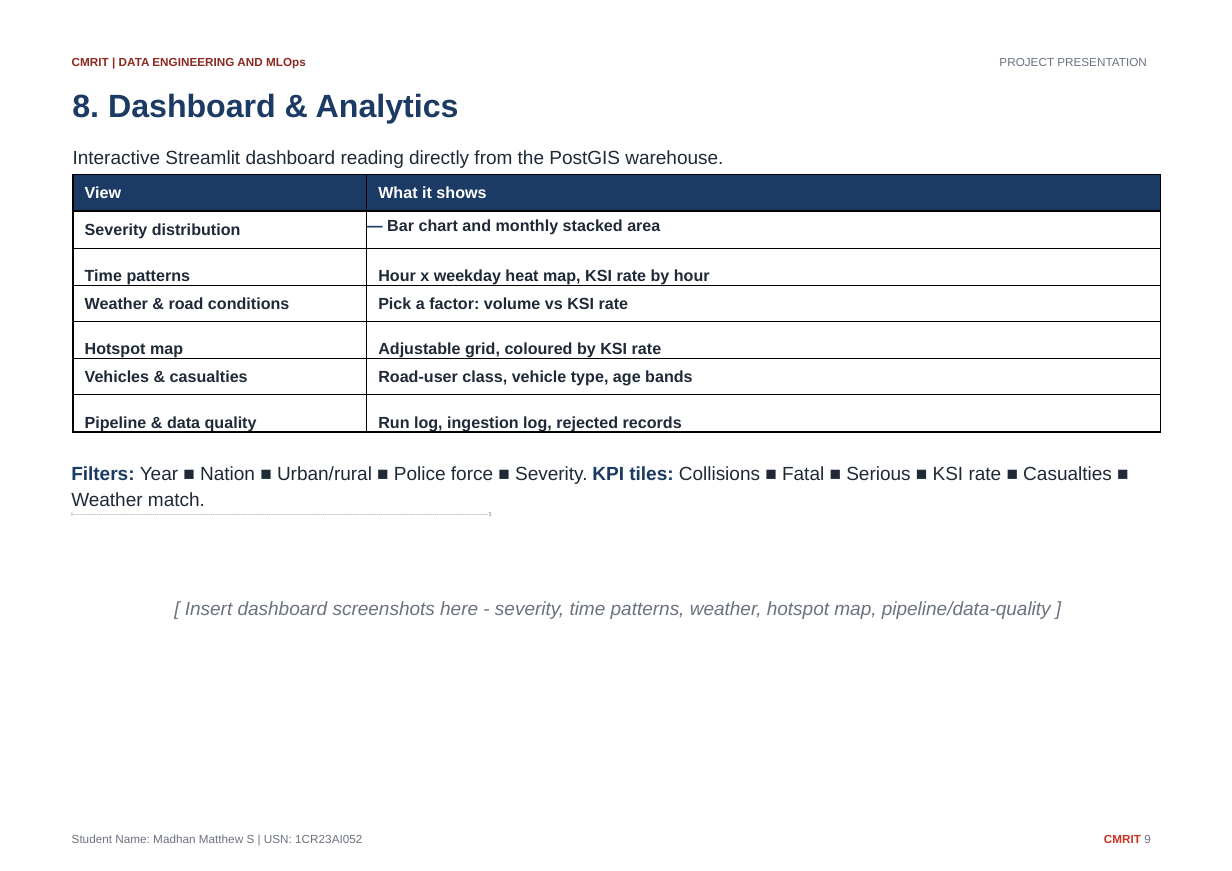
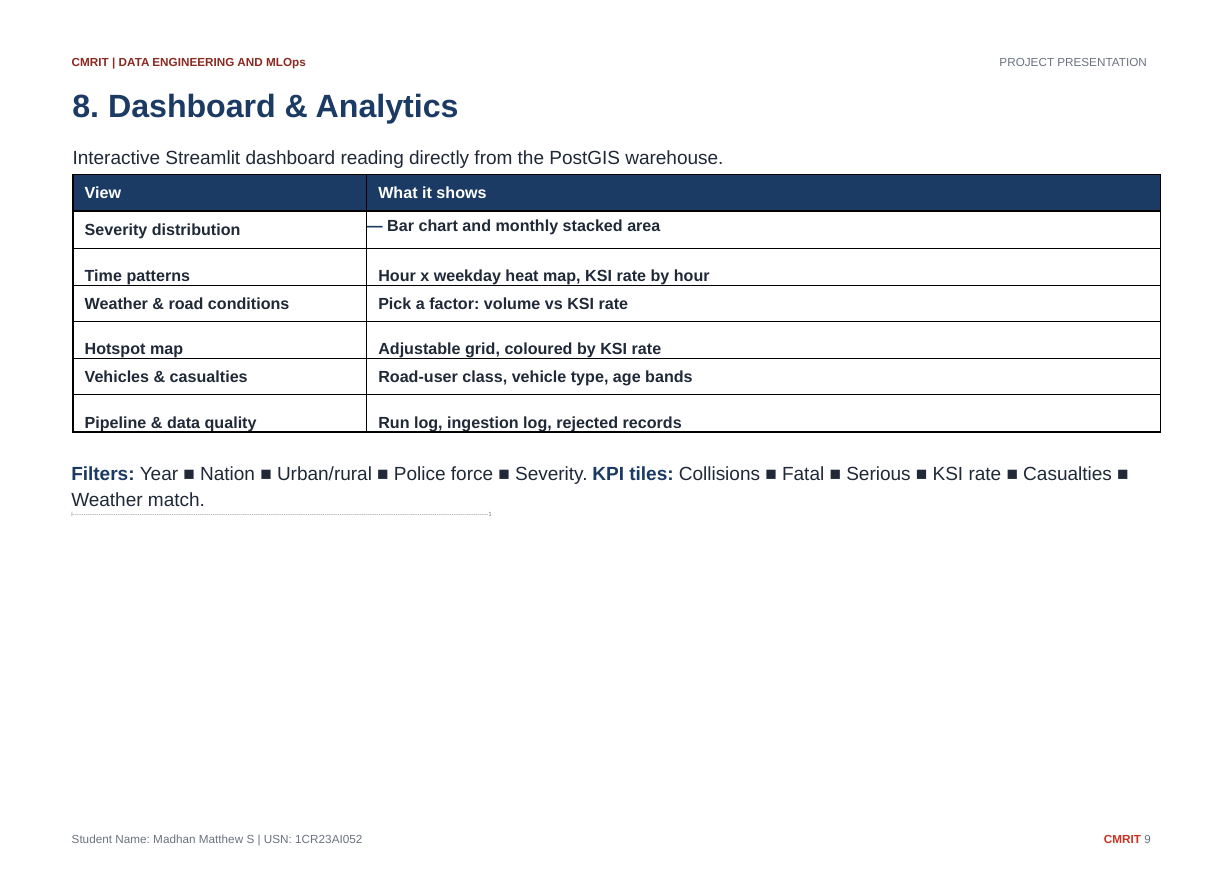
Before and after one commit to madhanmatthew/traffic-accident-severity, a slide deck: slide 9 of presentation/Part1_Data_Pipeline.pptx. Drawn at 1232x871 pixels with LibreOffice and Linux fonts; fonts in the diff are those of the drawing. Boxes give left, top, right and bottom in pixels: in the first picture for what was removed or moved away, otherwise in the second. Text is boxed around its words. In the diff, an @@ line names an element or a change of style, - is before the commit and + after.

```diff
--- a/presentation/Part1_Data_Pipeline.pptx
+++ b/presentation/Part1_Data_Pipeline.pptx
@@ text removed at <box>185,601,1051,619</box> @@
-[ Insert dashboard screenshots here - severity, time patterns, weather, hotspot map, pipeline/data-quality ]
```
Also in this commit, not shown: 9 other files.
